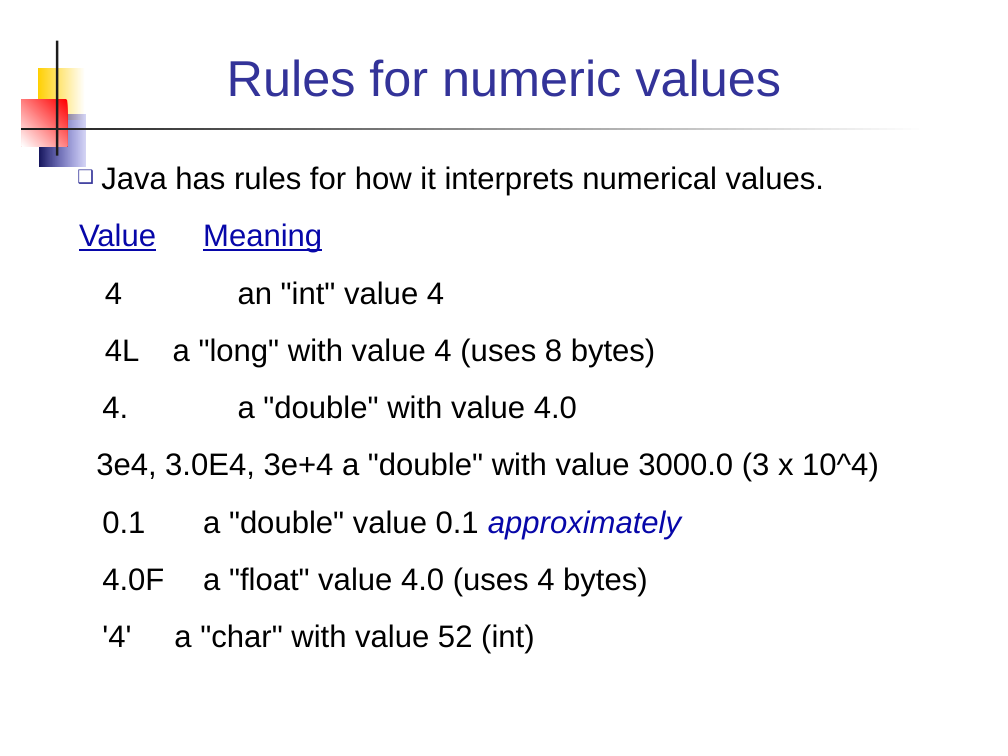
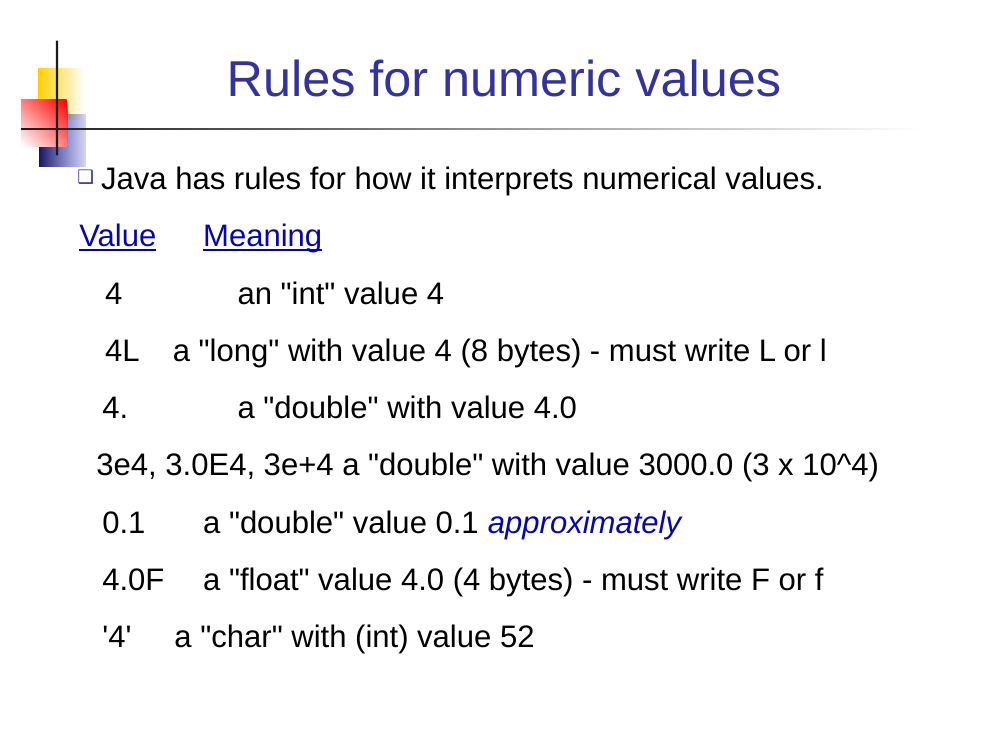
Before and after one commit to cpske/programming1, a slide deck: slide 15 of week2/3-Primitive-Datatypes.ppt (slide 14 before the commit). Drawn at 1008x756 pixels with LibreOffice and Linux fonts; fonts in the diff are those of the drawing. Boxes give left, top, right and bottom in pixels: in the first picture for what was removed or moved away, otherwise in the second. Text is boxed around its words. In the diff, an @@ line names an element or a change of style, - is before the commit and + after.

Commit message:
fix typos in primitives slides

```diff
--- a/week2/3-Primitive-Datatypes.ppt
+++ b/week2/3-Primitive-Datatypes.ppt
@@ text at (173, 338, 827, 367): text changed @@
-4L a "long" with value 4 (uses 8 bytes)
+4L a "long" with value 4 (8 bytes) - must write L or l
@@ text at (102, 567, 824, 653): text changed @@
-4.0F a "float" value 4.0 (uses 4 bytes)
-'4' a "char" with value 52 (int)
+4.0F a "float" value 4.0 (4 bytes) - must write F or f
+'4' a "char" with (int) value 52
```
Also in this commit, not shown: 10 other slides changed, 1 slide added, 1 other file.
